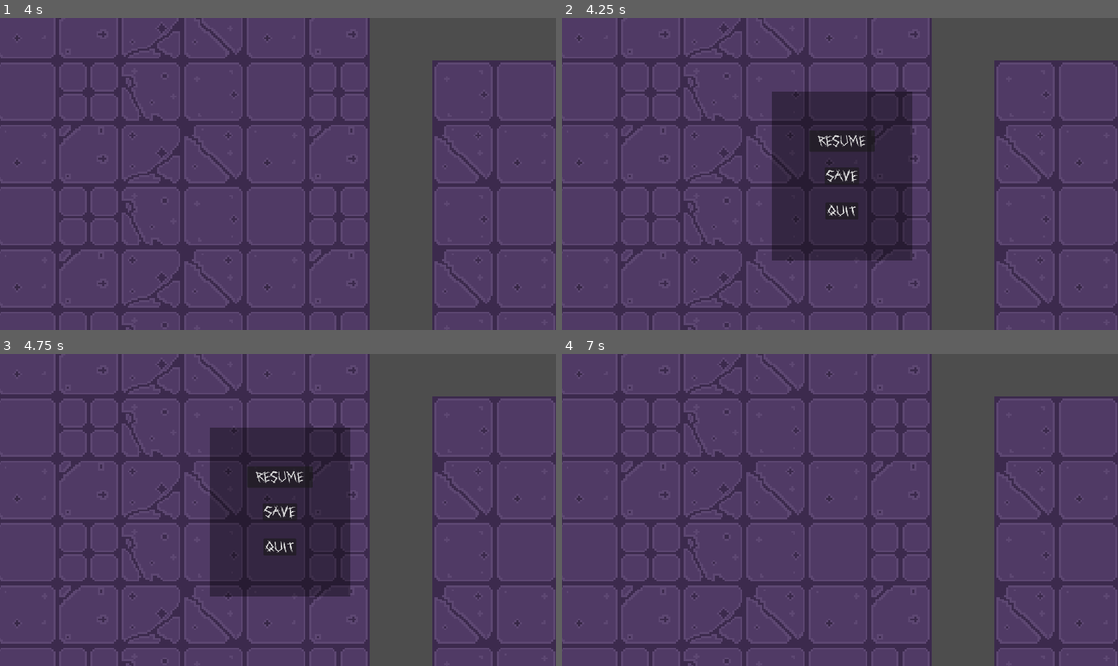
Above: before the commit, frames 1-4 (two rows, left to right).
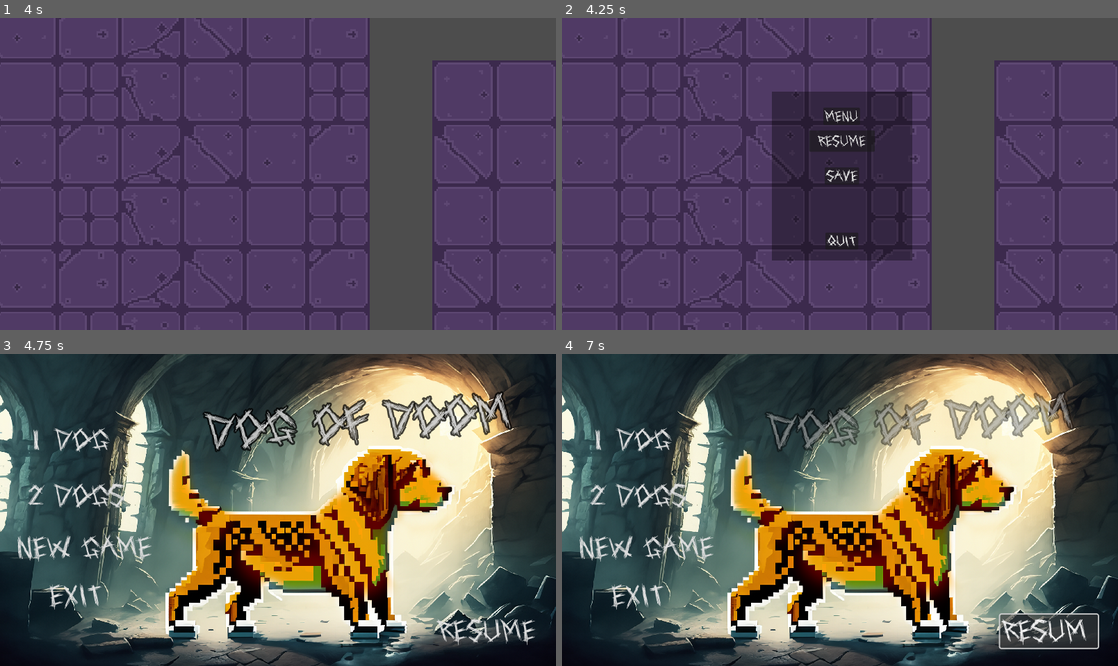
Above: after the commit, the same moments.

Repository: AugustanaCSC380January2024/final-game-don
Game: Godot game, scene res://scenes/map1.tscn
The game is run twice, just before and just after one commit, with the same random seed, the same clock (stepped at 60 frames per second) and the same inputs. This scene is started directly instead of the project's main scene.
Inputs (mouse positions are in pixels of both pictures, inside the frame that each line leads up to):
- Up to frame 1 (4 s): tap Enter at 0.5, 2, 3.5 s; hold D (right) 0.53-1.28 s; tap P (attack) every 0.75 s from 0.6 to 3.6 s; tap Space (jump) at 0.77, 1.25, 1.52, 2.75, 3.02, 3.77 s; hold S (down) 1.28-2.03 s; hold D (right) 2.03-2.78 s; hold W (up) 2.78-3.53 s; hold A (left) from 3.53 s (still down)
- Up to frame 2 (4.25 s): keep holding A (left); tap Escape (pause) at 4.15 s
- Up to frame 3 (4.75 s): release A (left) at 4.25 s; click (278, 450) at 4.25 s, where only the run after the commit has a clickable "MENU"
- Up to frame 4 (7 s): click (645, 547) at 5 s, where only the run after the commit has a clickable "New Game"; click (645, 547) at 5.75 s, where only the run after the commit has a clickable "New Game"; click "RESUME" at 6.5 s

Frame 1 is identical in both runs. In frame 2, 0.8% of the frame differs, in the area x 47-54%, y 28-74%; in frame 3, 98%; in frame 4, 98%, in the area x 0-100%, y 0-100%.
Error in both runs: Invalid access to property or key 'multiplayermode' on a base object of type 'Dictionary'. (res://scripts/map1.gd:26)

Commit message:
Updated version with paused menu being able to take you to the main menu

Diff:
--- a/scenes/menu.tscn
+++ b/scenes/menu.tscn
@@ -65,6 +65,7 @@
 "
 
 [node name="NewGame" type="Button" parent="."]
+process_mode = 3
 layout_mode = 0
 offset_left = 26.0
 offset_top = 273.0
--- a/scenes/pause_menu.tscn
+++ b/scenes/pause_menu.tscn
@@ -69,16 +69,34 @@
 anchor_top = 0.5
 anchor_right = 0.5
 anchor_bottom = 0.5
-offset_left = -24.5
-offset_top = 74.5
-offset_right = 24.5
-offset_bottom = 105.5
+offset_left = -42.0
+offset_top = 145.0
+offset_right = 42.0
+offset_bottom = 189.0
 grow_horizontal = 2
 grow_vertical = 2
 theme_override_fonts/font = ExtResource("1_4ejpj")
 theme_override_font_sizes/font_size = 30
 text = "QUIT"
 
+[node name="Menu" type="Button" parent="."]
+layout_mode = 1
+anchors_preset = 7
+anchor_left = 0.5
+anchor_top = 1.0
+anchor_right = 0.5
+anchor_bottom = 1.0
+offset_left = -48.0
+offset_top = -175.0
+offset_right = 45.0
+offset_bottom = -131.0
+grow_horizontal = 2
+grow_vertical = 0
+theme_override_fonts/font = ExtResource("1_4ejpj")
+theme_override_font_sizes/font_size = 30
+text = "MENU"
+
 [connection signal="pressed" from="Resume" to="." method="_on_resume_pressed"]
 [connection signal="pressed" from="Save" to="." method="_on_save_pressed"]
 [connection signal="pressed" from="Quit" to="." method="_on_quit_pressed"]
+[connection signal="pressed" from="Menu" to="." method="_on_menu_pressed"]
--- a/scripts/menu.gd
+++ b/scripts/menu.gd
@@ -16,7 +16,7 @@
 func _ready():
 	if gameExists:
 		resumeNode.visible = true
-		#mapNum = save_file.MapNum
+		mapNum = save_file.mapNum
 	else:
 		resumeNode.visible = false
 
--- a/scripts/pause_menu.gd
+++ b/scripts/pause_menu.gd
@@ -17,4 +17,10 @@
 
 
 func _on_quit_pressed():
+	get_tree().paused = false
 	get_tree().quit()
+
+
+func _on_menu_pressed():
+	get_tree().paused = false
+	get_tree().change_scene_to_file("res://scenes/menu.tscn")
